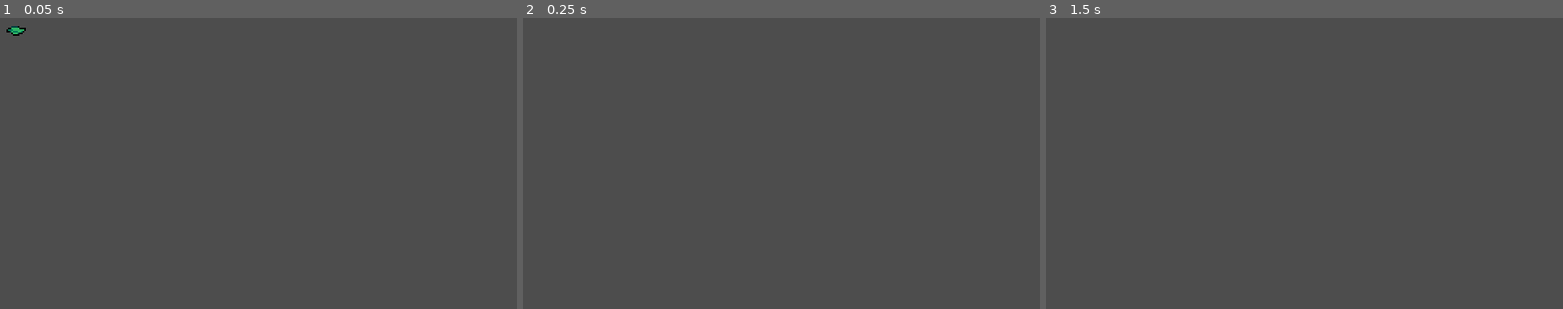
Above: before the commit, frames 1-3 (left to right).
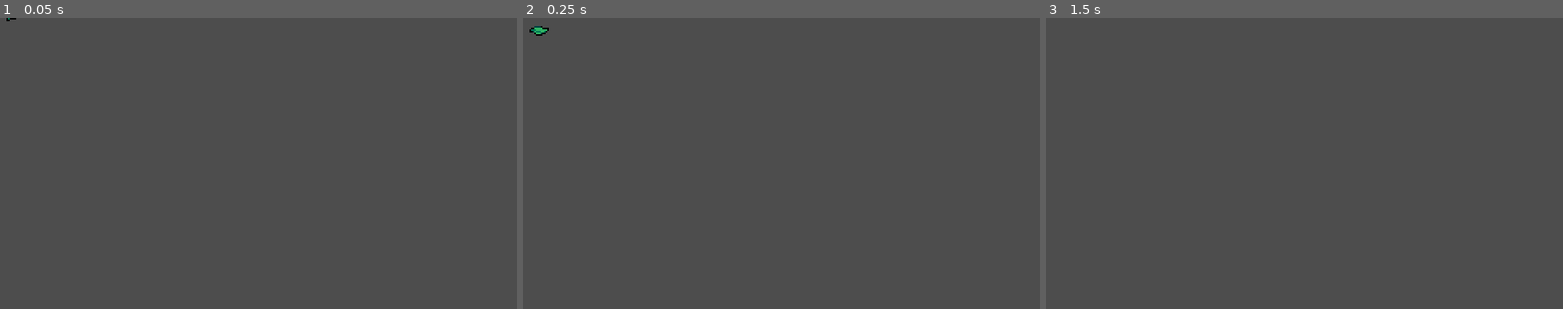
Above: after the commit, the same moments.

Repository: tiwazs/action-rpg-godot4
Game: Godot game, scene res://Effects/grass_effect.tscn
Same seed, same stepped clock (60 frames per second), same inputs: the game is played once before the commit and once after it. This scene is started directly instead of the project's main scene.
Inputs:
- Up to frame 1 (0.05 s): no input
- Up to frame 2 (0.25 s): no input
- Up to frame 3 (1.5 s): tap Enter at 0.5 s; hold D (right) 0.53-1.28 s; tap J (attack) at 0.6 s; tap Space at 1.25 s; hold S (down) from 1.28 s (still down); tap K (roll) at 1.35 s

The runs differ from the first frame. In frame 1, 0.1% of the frame differs, in the area x 1-5%, y 0-7%; in frame 2, less than 0.1%; in frame 3, nothing differs.

Commit message:
Refactoring and enemy death effect

Diff:
--- /dev/null
+++ b/Effects/effect.gd
@@ -0,0 +1,8 @@
+extends AnimatedSprite2D
+
+func _ready():
+	self.animation_finished.connect(_on_animation_finished)
+	play("Animate")
+
+func _on_animation_finished():
+	queue_free()
--- /dev/null
+++ b/Effects/enemy_death_effect.tscn
@@ -0,0 +1,89 @@
+[gd_scene load_steps=14 format=3 uid="uid://db88olsk6861k"]
+
+[ext_resource type="Texture2D" uid="uid://dyjh01oi08vbf" path="res://Effects/EnemyDeathEffect.png" id="1_od7np"]
+[ext_resource type="Script" path="res://Effects/effect.gd" id="2_lemim"]
+
+[sub_resource type="AtlasTexture" id="AtlasTexture_4tule"]
+atlas = ExtResource("1_od7np")
+region = Rect2(0, 0, 32, 32)
+
+[sub_resource type="AtlasTexture" id="AtlasTexture_nga03"]
+atlas = ExtResource("1_od7np")
+region = Rect2(32, 0, 32, 32)
+
+[sub_resource type="AtlasTexture" id="AtlasTexture_bfdfu"]
+atlas = ExtResource("1_od7np")
+region = Rect2(64, 0, 32, 32)
+
+[sub_resource type="AtlasTexture" id="AtlasTexture_o10md"]
+atlas = ExtResource("1_od7np")
+region = Rect2(96, 0, 32, 32)
+
+[sub_resource type="AtlasTexture" id="AtlasTexture_xldhe"]
+atlas = ExtResource("1_od7np")
+region = Rect2(128, 0, 32, 32)
+
+[sub_resource type="AtlasTexture" id="AtlasTexture_p100e"]
+atlas = ExtResource("1_od7np")
+region = Rect2(160, 0, 32, 32)
+
+[sub_resource type="AtlasTexture" id="AtlasTexture_bmops"]
+atlas = ExtResource("1_od7np")
+region = Rect2(192, 0, 32, 32)
+
+[sub_resource type="AtlasTexture" id="AtlasTexture_hybx6"]
+atlas = ExtResource("1_od7np")
+region = Rect2(224, 0, 32, 32)
+
+[sub_resource type="AtlasTexture" id="AtlasTexture_5lj75"]
+atlas = ExtResource("1_od7np")
+region = Rect2(256, 0, 32, 32)
+
+[sub_resource type="AtlasTexture" id="AtlasTexture_b28gb"]
+atlas = ExtResource("1_od7np")
+region = Rect2(288, 0, 32, 32)
+
+[sub_resource type="SpriteFrames" id="SpriteFrames_fn83t"]
+animations = [{
+"frames": [{
+"duration": 1.0,
+"texture": SubResource("AtlasTexture_4tule")
+}, {
+"duration": 1.0,
+"texture": SubResource("AtlasTexture_nga03")
+}, {
+"duration": 1.0,
+"texture": SubResource("AtlasTexture_bfdfu")
+}, {
+"duration": 1.0,
+"texture": SubResource("AtlasTexture_o10md")
+}, {
+"duration": 1.0,
+"texture": SubResource("AtlasTexture_xldhe")
+}, {
+"duration": 1.0,
+"texture": SubResource("AtlasTexture_p100e")
+}, {
+"duration": 1.0,
+"texture": SubResource("AtlasTexture_bmops")
+}, {
+"duration": 1.0,
+"texture": SubResource("AtlasTexture_hybx6")
+}, {
+"duration": 1.0,
+"texture": SubResource("AtlasTexture_5lj75")
+}, {
+"duration": 1.0,
+"texture": SubResource("AtlasTexture_b28gb")
+}],
+"loop": false,
+"name": &"EnemyDeath",
+"speed": 15.0
+}]
+
+[node name="EnemyDeathEffect" type="AnimatedSprite2D"]
+sprite_frames = SubResource("SpriteFrames_fn83t")
+animation = &"EnemyDeath"
+autoplay = "EnemyDeath"
+offset = Vector2(0, -8)
+script = ExtResource("2_lemim")
--- a/Effects/grass_effect.gd
+++ /dev/null
@@ -1,9 +0,0 @@
-extends Node2D
-
-@onready var animated_sprite = $AnimatedSprite2D
-
-func _ready():
-	animated_sprite.play("Animate")
-
-func _on_animated_sprite_2d_animation_finished():
-	queue_free()
--- a/Effects/grass_effect.tscn
+++ b/Effects/grass_effect.tscn
@@ -1,58 +1,55 @@
-[gd_scene load_steps=9 format=3 uid="uid://be0gtyeoptwhw"]
+[gd_scene load_steps=9 format=3 uid="uid://c85stdlqr5iwc"]
 
 [ext_resource type="Texture2D" uid="uid://cu35gin1p2p13" path="res://Effects/GrassEffect.png" id="1_ms65w"]
-[ext_resource type="Script" path="res://Effects/grass_effect.gd" id="1_wo3un"]
+[ext_resource type="Script" path="res://Effects/effect.gd" id="2_4c1si"]
 
-[sub_resource type="AtlasTexture" id="AtlasTexture_ydy6m"]
+[sub_resource type="AtlasTexture" id="AtlasTexture_jim0a"]
 atlas = ExtResource("1_ms65w")
 region = Rect2(0, 0, 32, 32)
 
-[sub_resource type="AtlasTexture" id="AtlasTexture_sto3d"]
+[sub_resource type="AtlasTexture" id="AtlasTexture_51cdt"]
 atlas = ExtResource("1_ms65w")
 region = Rect2(32, 0, 32, 32)
 
-[sub_resource type="AtlasTexture" id="AtlasTexture_yu8y8"]
+[sub_resource type="AtlasTexture" id="AtlasTexture_pi1l4"]
 atlas = ExtResource("1_ms65w")
 region = Rect2(64, 0, 32, 32)
 
-[sub_resource type="AtlasTexture" id="AtlasTexture_nl3v2"]
+[sub_resource type="AtlasTexture" id="AtlasTexture_fyle8"]
 atlas = ExtResource("1_ms65w")
 region = Rect2(96, 0, 32, 32)
 
-[sub_resource type="AtlasTexture" id="AtlasTexture_hmcna"]
+[sub_resource type="AtlasTexture" id="AtlasTexture_xrxck"]
 atlas = ExtResource("1_ms65w")
 region = Rect2(128, 0, 32, 32)
 
-[sub_resource type="SpriteFrames" id="SpriteFrames_hv52l"]
+[sub_resource type="SpriteFrames" id="SpriteFrames_ogw08"]
 animations = [{
 "frames": [{
 "duration": 1.0,
-"texture": SubResource("AtlasTexture_ydy6m")
+"texture": SubResource("AtlasTexture_jim0a")
 }, {
 "duration": 1.0,
-"texture": SubResource("AtlasTexture_sto3d")
+"texture": SubResource("AtlasTexture_51cdt")
 }, {
 "duration": 1.0,
-"texture": SubResource("AtlasTexture_yu8y8")
+"texture": SubResource("AtlasTexture_pi1l4")
 }, {
 "duration": 1.0,
-"texture": SubResource("AtlasTexture_nl3v2")
+"texture": SubResource("AtlasTexture_fyle8")
 }, {
 "duration": 1.0,
-"texture": SubResource("AtlasTexture_hmcna")
+"texture": SubResource("AtlasTexture_xrxck")
 }],
 "loop": false,
-"name": &"Animate",
+"name": &"GrassDestruction",
 "speed": 15.0
 }]
 
-[node name="GrassEffect" type="Node2D"]
-script = ExtResource("1_wo3un")
-
-[node name="AnimatedSprite2D" type="AnimatedSprite2D" parent="."]
-sprite_frames = SubResource("SpriteFrames_hv52l")
-animation = &"Animate"
-frame = 2
-frame_progress = 0.296668
-
-[connection signal="animation_finished" from="AnimatedSprite2D" to="." method="_on_animated_sprite_2d_animation_finished"]
+[node name="GrassEffect" type="AnimatedSprite2D"]
+sprite_frames = SubResource("SpriteFrames_ogw08")
+animation = &"GrassDestruction"
+autoplay = "GrassDestruction"
+frame = 4
+frame_progress = 1.0
+script = ExtResource("2_4c1si")
--- a/Enemies/bat.gd
+++ b/Enemies/bat.gd
@@ -1,6 +1,8 @@
 extends CharacterBody2D
 
 @onready var stats = $Stats
+
+const EnemyDeathEffect = preload("res://Effects/enemy_death_effect.tscn")
 
 func _physics_process(delta):
 	# Knockback
@@ -13,3 +15,6 @@
 
 func _on_stats_no_health():
 	queue_free()
+	var enemy_death_effect = EnemyDeathEffect.instantiate()
+	get_parent().add_child(enemy_death_effect)
+	enemy_death_effect.global_position = position
--- a/World/grass.gd
+++ b/World/grass.gd
@@ -1,10 +1,9 @@
 extends Sprite2D
+const GrassEffect = preload("res://Effects/grass_effect.tscn")
 
 func create_grass_effect():
-	var GrassEffect = load("res://Effects/grass_effect.tscn")
 	var grass_effect = GrassEffect.instantiate()
-	var world = get_tree().current_scene
-	world.add_child(grass_effect)
+	get_parent().add_child(grass_effect)
 	grass_effect.global_position = global_position
 
 func _on_hurtbox_area_entered(area):
